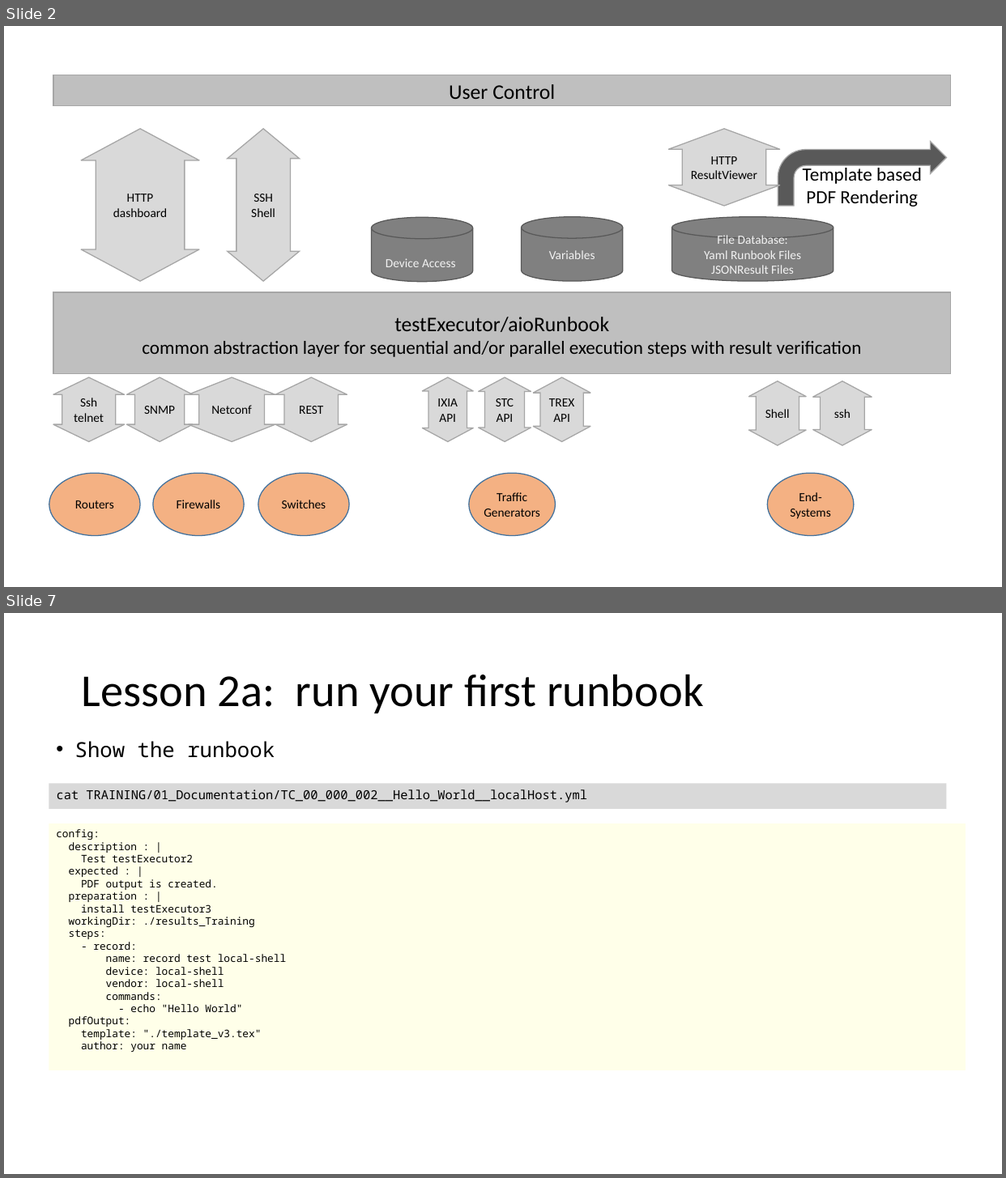
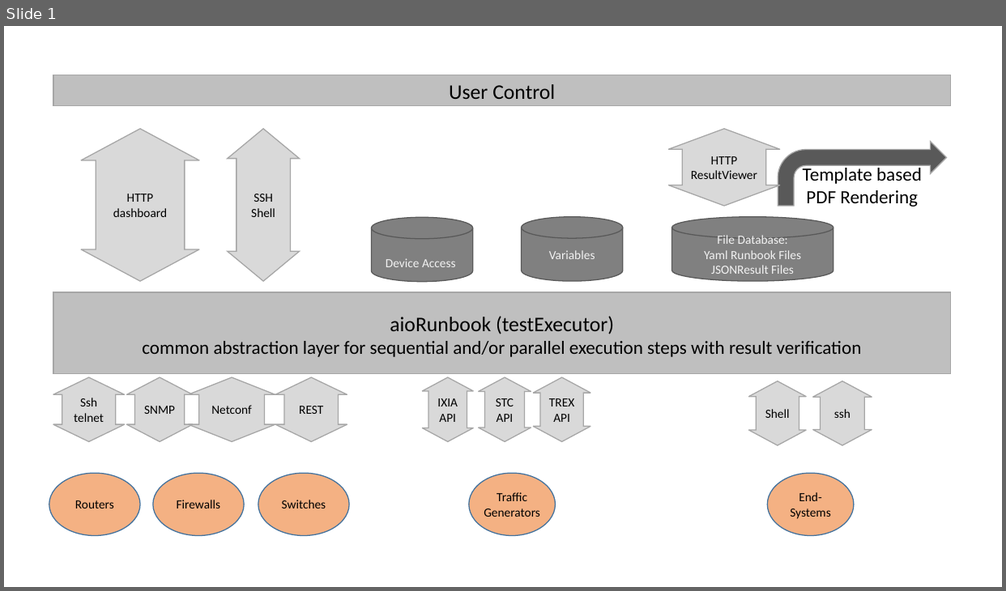
Before and after one commit to slieberth/aioRunbook, a slide deck: docs/images/aioRunbookImages.pptx. Shown one above the other, each under a label of ours: slides 2 and 7 before the commit, slide 1 after it; the slides between them are not shown. The pictures are 1006x1178 and 1006x591 pixels, drawn with LibreOffice and Linux fonts; fonts in the diff are those of the drawing. Boxes give left, top, right and bottom in pixels: in the first picture for what was removed or moved away, otherwise in the second. Text is boxed around its words. In the diff, an @@ line names an element or a change of style, - is before the commit and + after.

```diff
--- a/docs/images/aioRunbookImages.pptx
+++ b/docs/images/aioRunbookImages.pptx
@@ slide 7 removed at bbox=[4, 613, 1002, 1174], background #FFFFFF @@
@@ title removed at bbox=[82, 674, 704, 713] @@
-Lesson 2a: run your first runbook
@@ text removed at bbox=[75, 741, 275, 758] @@
-• Show the runbook
@@ rectangle removed at bbox=[49, 784, 947, 809] @@
-cat TRAINING/01_Documentation/TC_00_000_002__Hello_World__localHost.yml
@@ rectangle removed at bbox=[49, 824, 966, 1071] @@
-config:
-description : |
-Test testExecutor2
-expected : |
-PDF output is created.
-preparation : |
-install testExecutor3
-workingDir: ./results_Training
-steps:
-- record:
-name: record test local-shell
-device: local-shell
-vendor: local-shell
-commands:
-- echo "Hello World"
-pdfOutput:
-template: "./template_v3.tex"
-author: your name
@@ what was slide 2 is now slide 1 @@
@@ slide 1 changed as well @@
@@ text in rectangle at bbox=[142, 316, 862, 357]: text changed @@
-testExecutor/aioRunbook
-common abstraction layer for sequential and/or parallel execution steps with result verification
+aioRunbook (testExecutor)
+common abstraction layer for sequential and/or parallel execution steps with result verification
```
Also in this commit, not shown: 2 other slides changed, 43 other slides removed, 2 other files.
